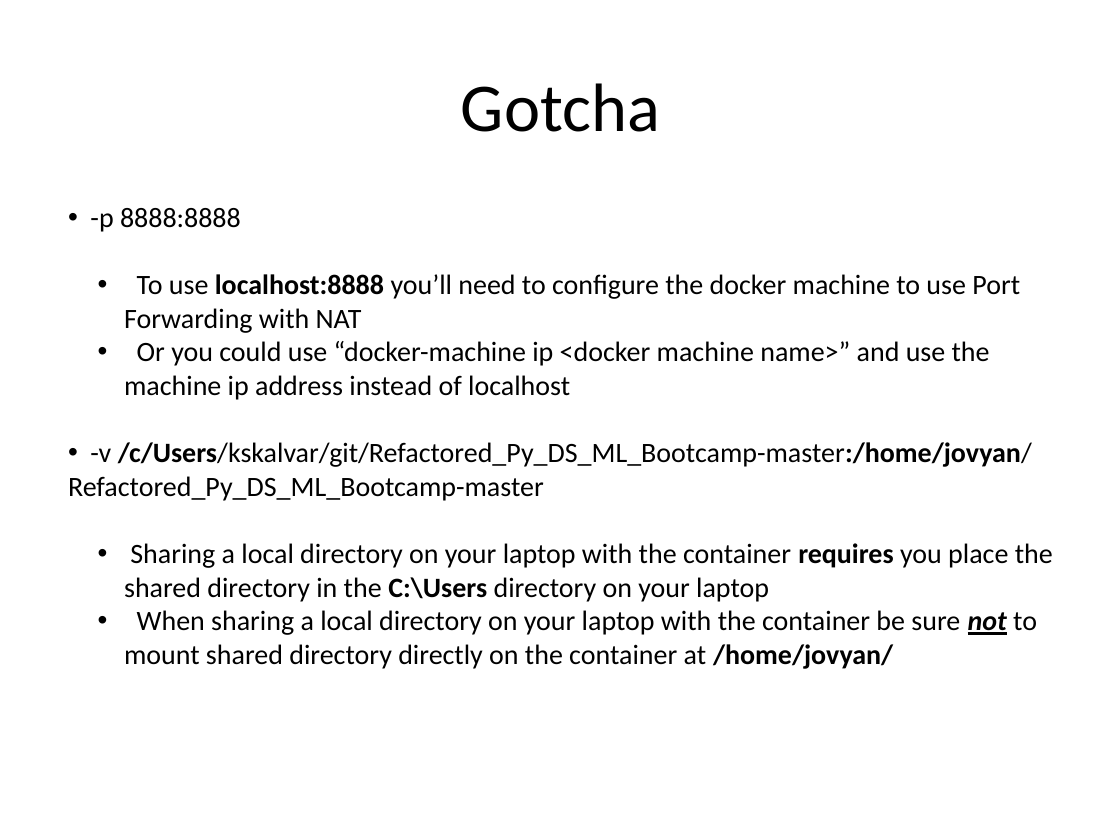
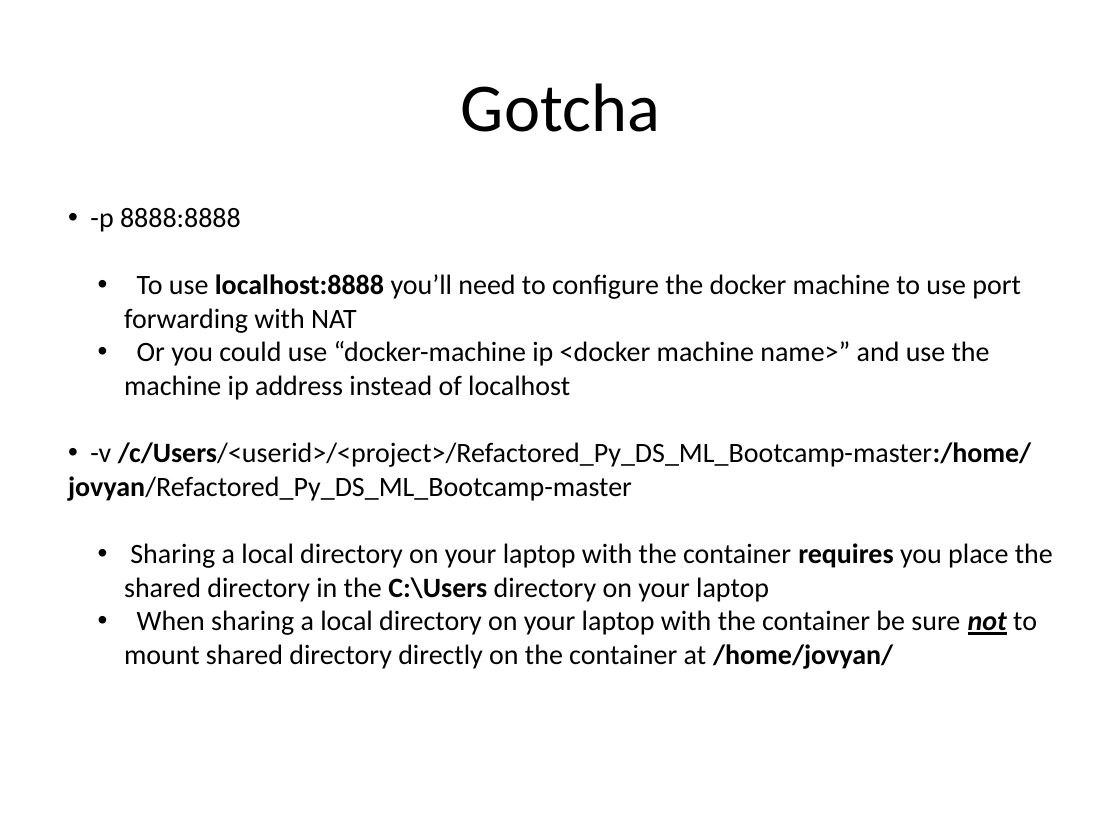
Before and after one commit to kskalvar/jupyter-notebook-with-docker-win7, a slide deck: slide 6 of slides/Jupyter Notebook with Docker on Win7.pptx. Drawn at 1120x840 pixels with LibreOffice and Linux fonts; fonts in the diff are those of the drawing; background and template pictures are left out. Boxes give left, top, right and bottom in pixels: in the first picture for what was removed or moved away, otherwise in the second. Text is boxed around its words. In the diff, an @@ line names an element or a change of style, - is before the commit and + after.

```diff
--- a/slides/Jupyter Notebook with Docker on Win7.pptx
+++ b/slides/Jupyter Notebook with Docker on Win7.pptx
@@ text at (124, 274, 1021, 333): text changed @@
-  • To use localhost:8888 you’ll need to configure the docker machine to use Port Forwarding with NAT
+  • To use localhost:8888 you’ll need to configure the docker machine to use port forwarding with NAT
@@ text at (68, 442, 1031, 501): text changed @@
-• -v /c/Users/kskalvar/git/Refactored_Py_DS_ML_Bootcamp-master:/home/jovyan/Refactored_Py_DS_ML_Bootcamp-master
+• -v /c/Users/<userid>/<project>/Refactored_Py_DS_ML_Bootcamp-master:/home/jovyan/Refactored_Py_DS_ML_Bootcamp-master
```
Also in this commit, not shown: 5 other slides changed.
